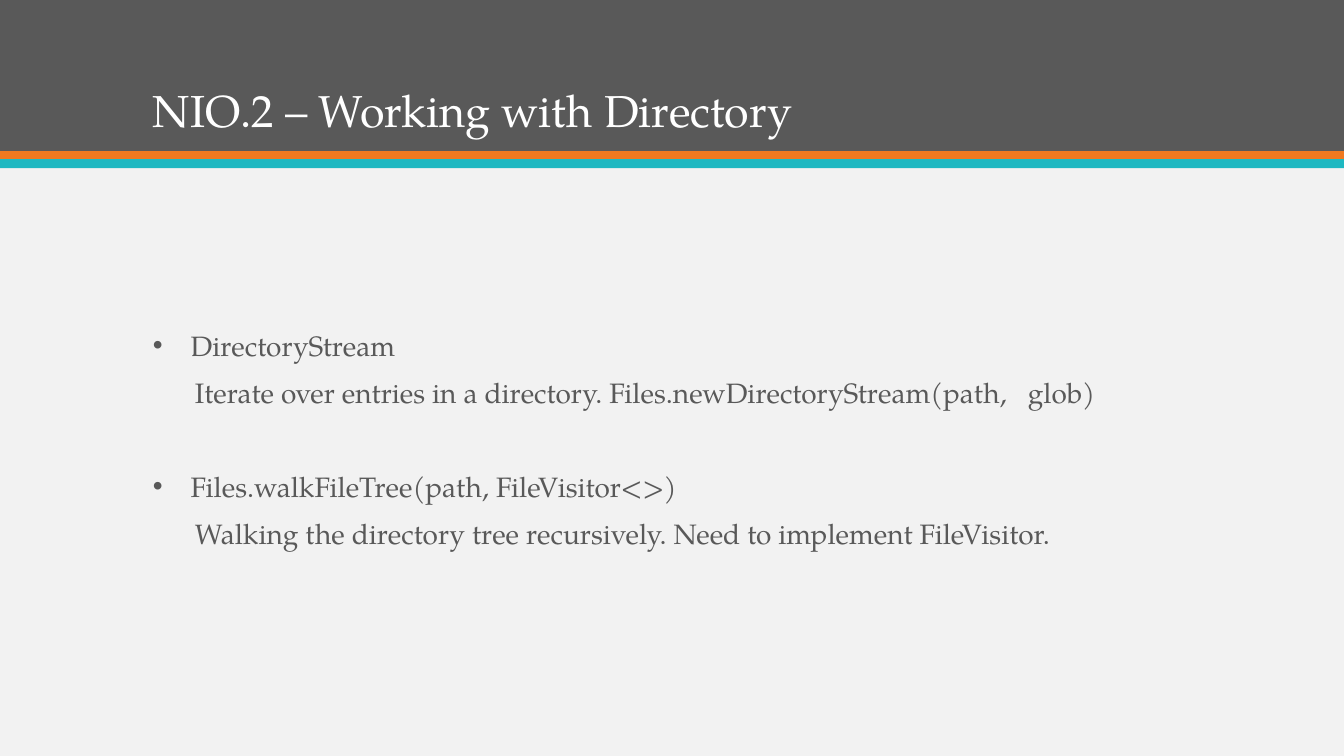
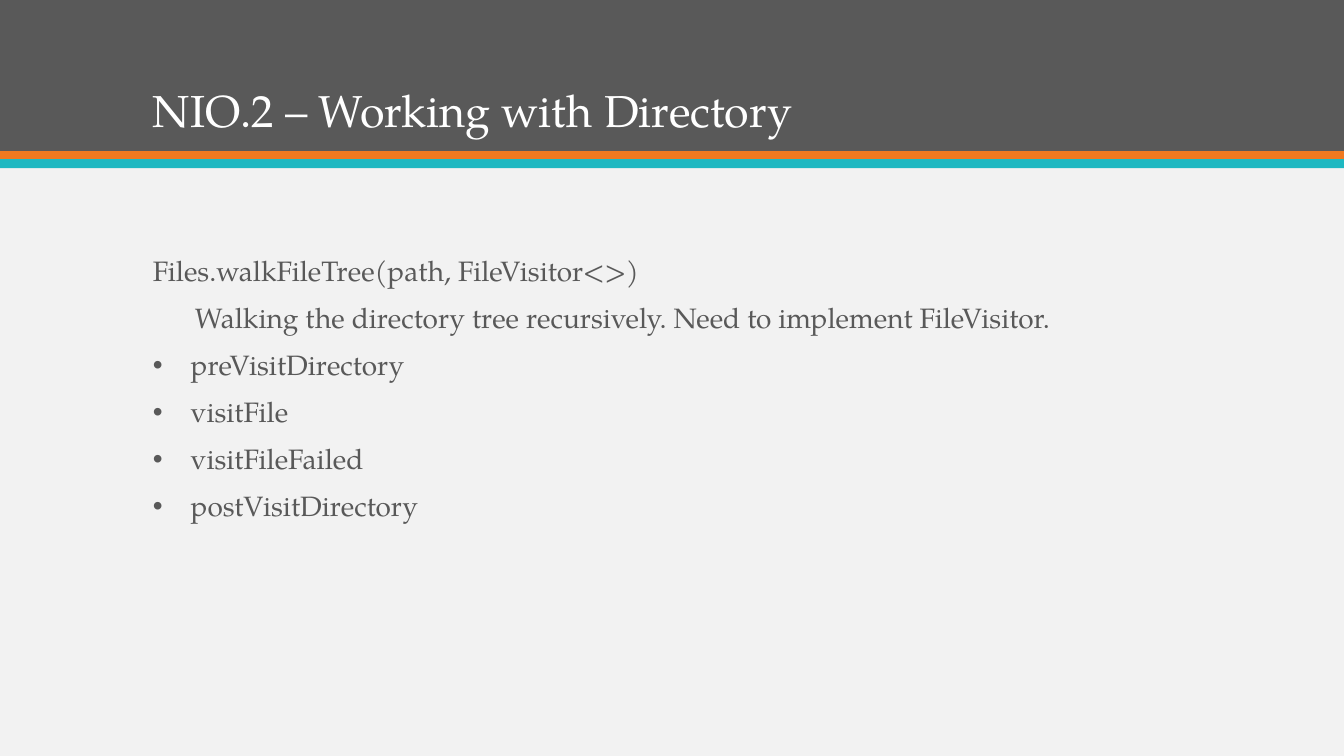
Before and after one commit to KKAries/my-repository, a slide deck: slide 18 of Brief Introduction of Java 7.pptx. Drawn at 1344x756 pixels with LibreOffice and Linux fonts; fonts in the diff are those of the drawing. Boxes give left, top, right and bottom in pixels: in the first picture for what was removed or moved away, otherwise in the second. Text is boxed around its words. In the diff, an @@ line names an element or a change of style, - is before the commit and + after.

```diff
--- a/Brief Introduction of Java 7.pptx
+++ b/Brief Introduction of Java 7.pptx
@@ text "Files.walkFileTree(path, FileVisitor<>)" at (153,260,1050,524): vertical alignment middle to top @@
@@ text at (153,260,639,289): bullet • to none @@
@@ text at (191,336,1095,411): paragraphs removed @@
-• DirectoryStream
-Iterate over entries in a directory. Files.newDirectoryStream(path, glob)
@@ text at (191,355,418,524): paragraphs added @@
+• preVisitDirectory
+• visitFile
+• visitFileFailed
+• postVisitDirectory
```
Also in this commit, not shown: 9 other slides changed, 2 slides removed, 2 other files.
